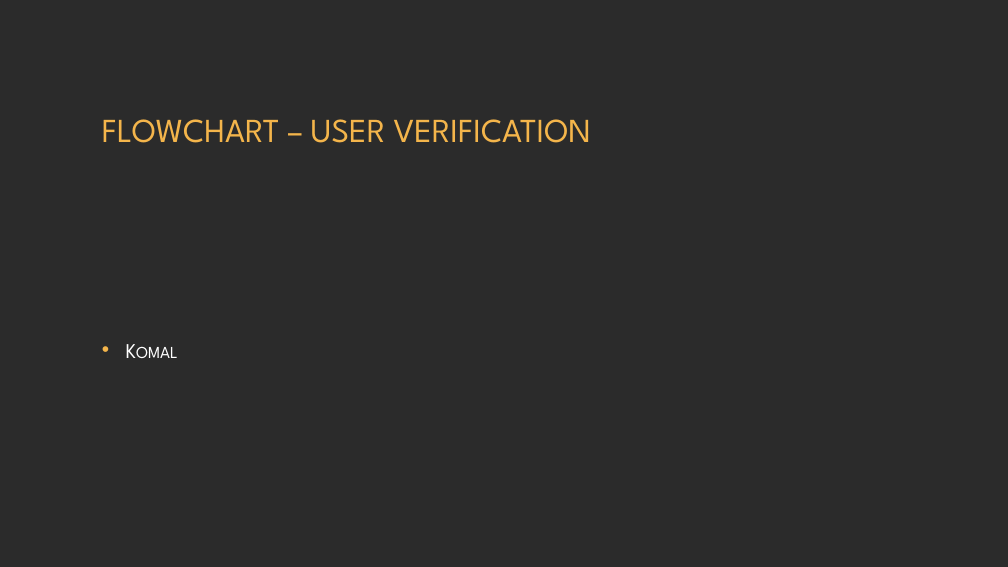
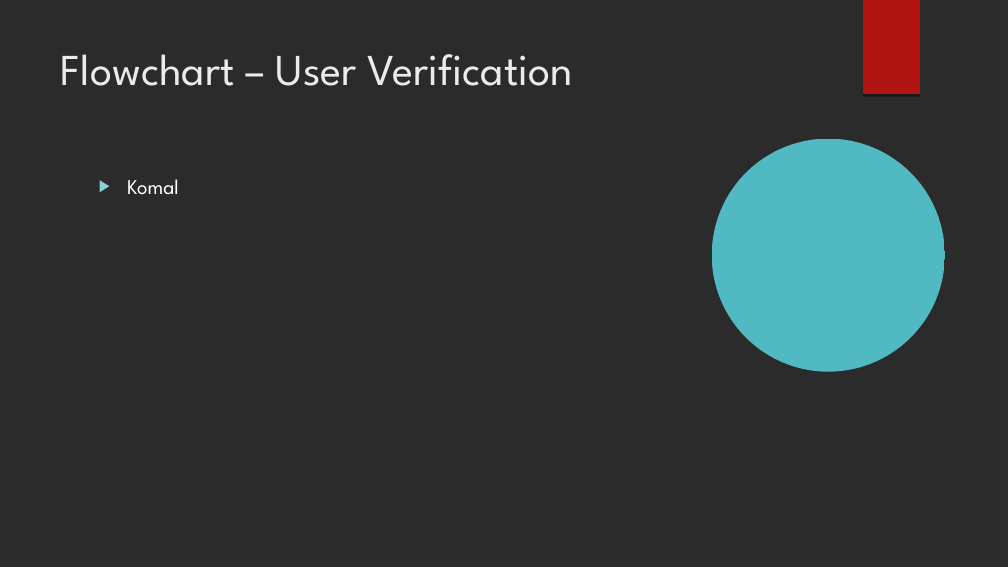
Before and after one commit to BenB33/ProfessionalismTeam2, a slide deck: slide 5 of PIM – Phase 1.odp. Drawn at 1008x567 pixels with LibreOffice and Linux fonts; fonts in the diff are those of the drawing; background and template pictures are left out; a plain dark background stands for a picture behind light text. Boxes give left, top, right and bottom in pixels: in the first picture for what was removed or moved away, otherwise in the second. Text is boxed around its words. In the diff, an @@ line names an element or a change of style, - is before the commit and + after.

```diff
--- a/PIM – Phase 1.odp
+++ b/PIM – Phase 1.odp
@@ freeform shape added at <box>863,0,920,95</box>, fill #B01513 @@
@@ title "Flowchart – User Verification" at <box>61,54,573,86</box>: vertical alignment middle to top @@
@@ title at <box>61,54,573,86</box>: text changed; size 32 to 42 pt; text colour #F4B54B to #EBEBEB @@
-FLOWCHART – USER VERIFICATION
+Flowchart – User Verification
@@ freeform shape added at <box>712,138,944,371</box>, fill #50B9C1 @@
@@ text "Komal": place and size @@
-text "Komal" at <box>95,221,913,479</box>
+text "Komal" at <box>127,179,179,194</box>
@@ text "Komal" at <box>127,179,179,194</box>: small capitals off; bullet • to ▶; less space between paragraphs; bullet colour #F4B54B to #8AD0D6; vertical alignment middle to top @@
```
Also in this commit, not shown: 7 other slides changed, 5 slides added, 5 slides removed, 1 other file.
